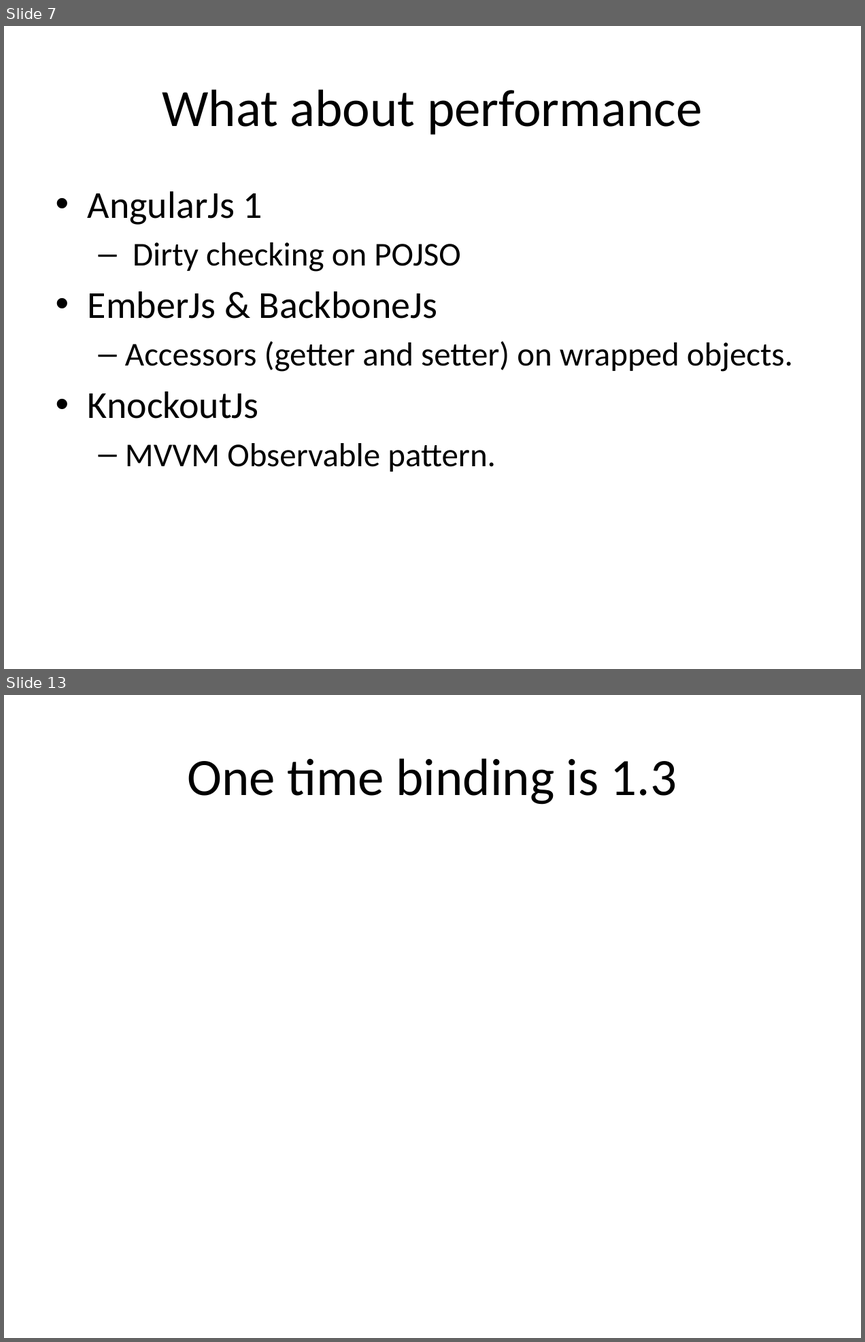
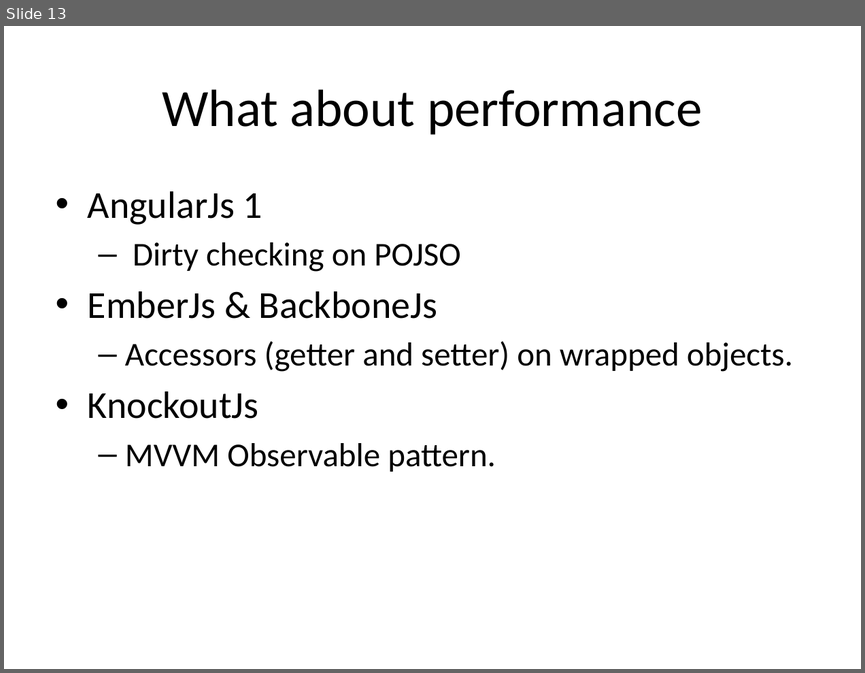
Before and after one commit to SijieCai/angular-performance-demo, a slide deck: angular1.x核心机制分析及性能实战.pptx. Shown one above the other, each under a label of ours: slides 7 and 13 before the commit, slide 13 after it; the slides between them are not shown. The pictures are 865x1342 and 865x673 pixels, drawn with LibreOffice and Linux fonts; fonts in the diff are those of the drawing. Boxes give left, top, right and bottom in pixels: in the first picture for what was removed or moved away, otherwise in the second. Text is boxed around its words. In the diff, an @@ line names an element or a change of style, - is before the commit and + after.

```diff
--- a/angular1.x核心机制分析及性能实战.pptx
+++ b/angular1.x核心机制分析及性能实战.pptx
@@ slide 13 removed at <box>4,695,861,1338</box>, background #FFFFFF @@
@@ title removed at <box>187,758,677,804</box> @@
-One time binding is 1.3
@@ what was slide 7 is now slide 13 @@
```
Also in this commit, not shown: 3 slides changed, 8 slides added, 8 other slides removed, 6 other files.
